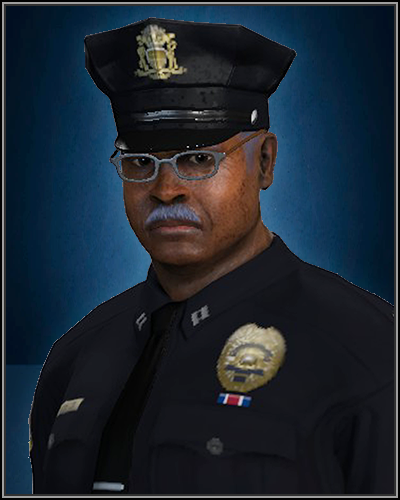
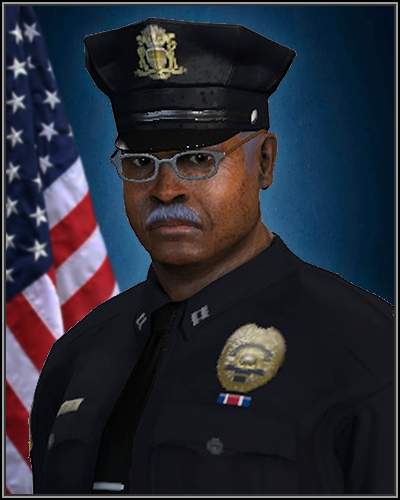
Layer changes from the first w=400, h=500 image to the second:
added layer "FLAG" above "BACKGROUND" over [6, 6, 122, 494]
